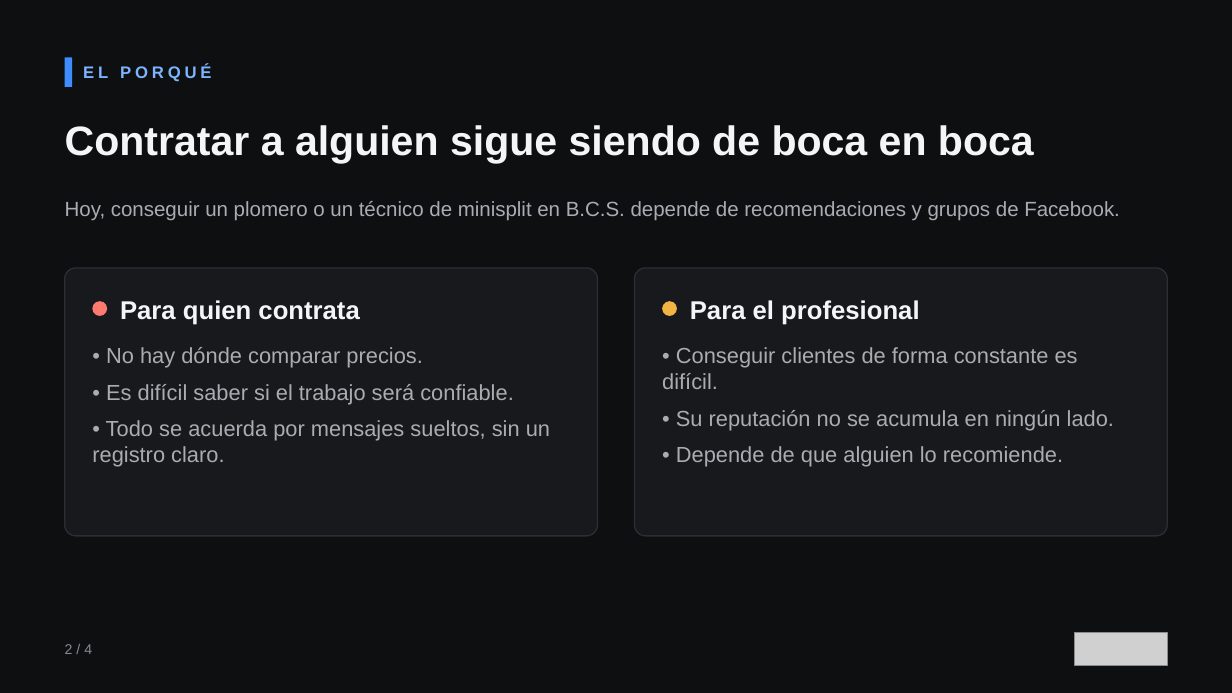
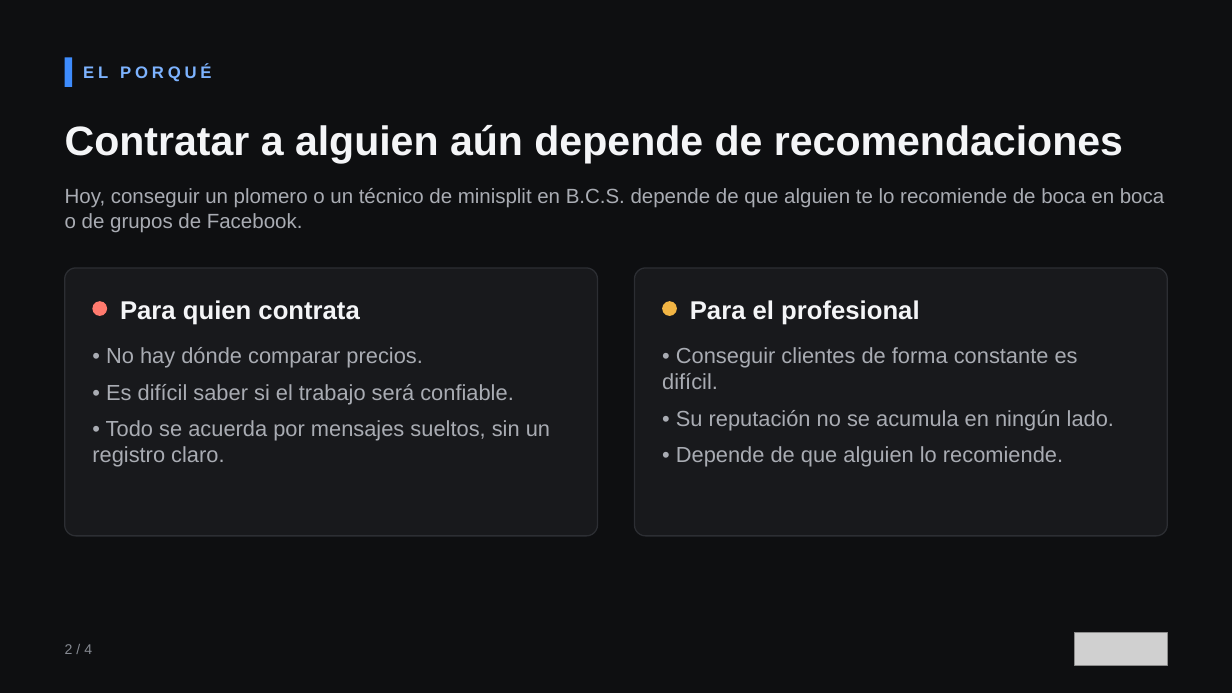
Before and after one commit to ZaphCode/echo-social-app, a slide deck: slide 2 of docs/Presentacion_Echo.pptx. Drawn at 1232x693 pixels with LibreOffice and Linux fonts; fonts in the diff are those of the drawing; grey boxes stand for pictures. Boxes give left, top, right and bottom in pixels: in the first picture for what was removed or moved away, otherwise in the second. Text is boxed around its words. In the diff, an @@ line names an element or a change of style, - is before the commit and + after.

```diff
--- a/docs/Presentacion_Echo.pptx
+++ b/docs/Presentacion_Echo.pptx
@@ text at (x1=65, y1=125, x2=1123, y2=163): text changed @@
-Contratar a alguien sigue siendo de boca en boca
+Contratar a alguien aún depende de recomendaciones
@@ text at (x1=65, y1=188, x2=1164, y2=233): text changed @@
-Hoy, conseguir un plomero o un técnico de minisplit en B.C.S. depende de recomendaciones y grupos de Facebook.
+Hoy, conseguir un plomero o un técnico de minisplit en B.C.S. depende de que alguien te lo recomiende de boca en boca o de grupos de Facebook.
```
Also in this commit, not shown: 2 other slides changed, 1 other file.
